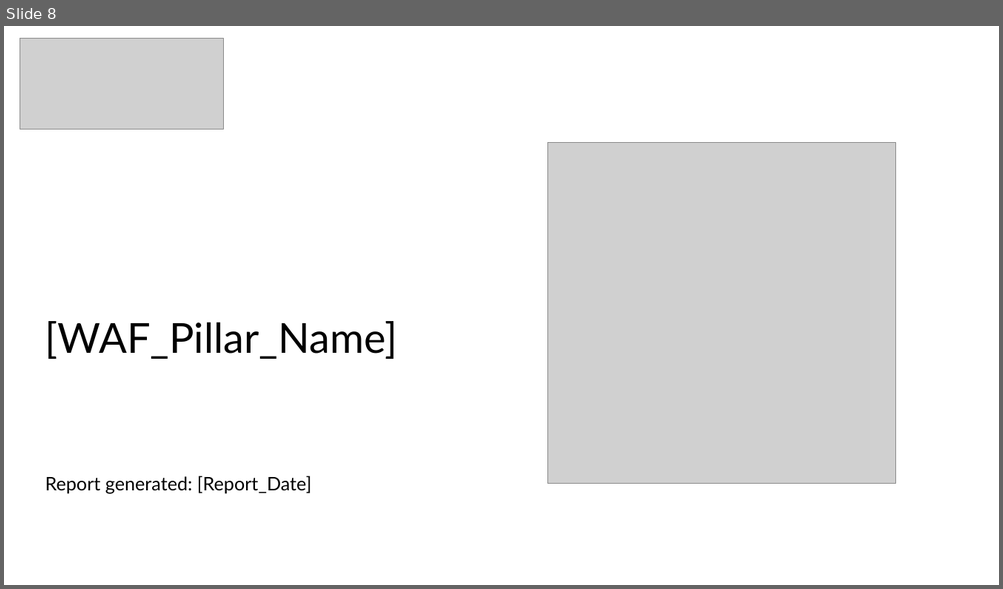
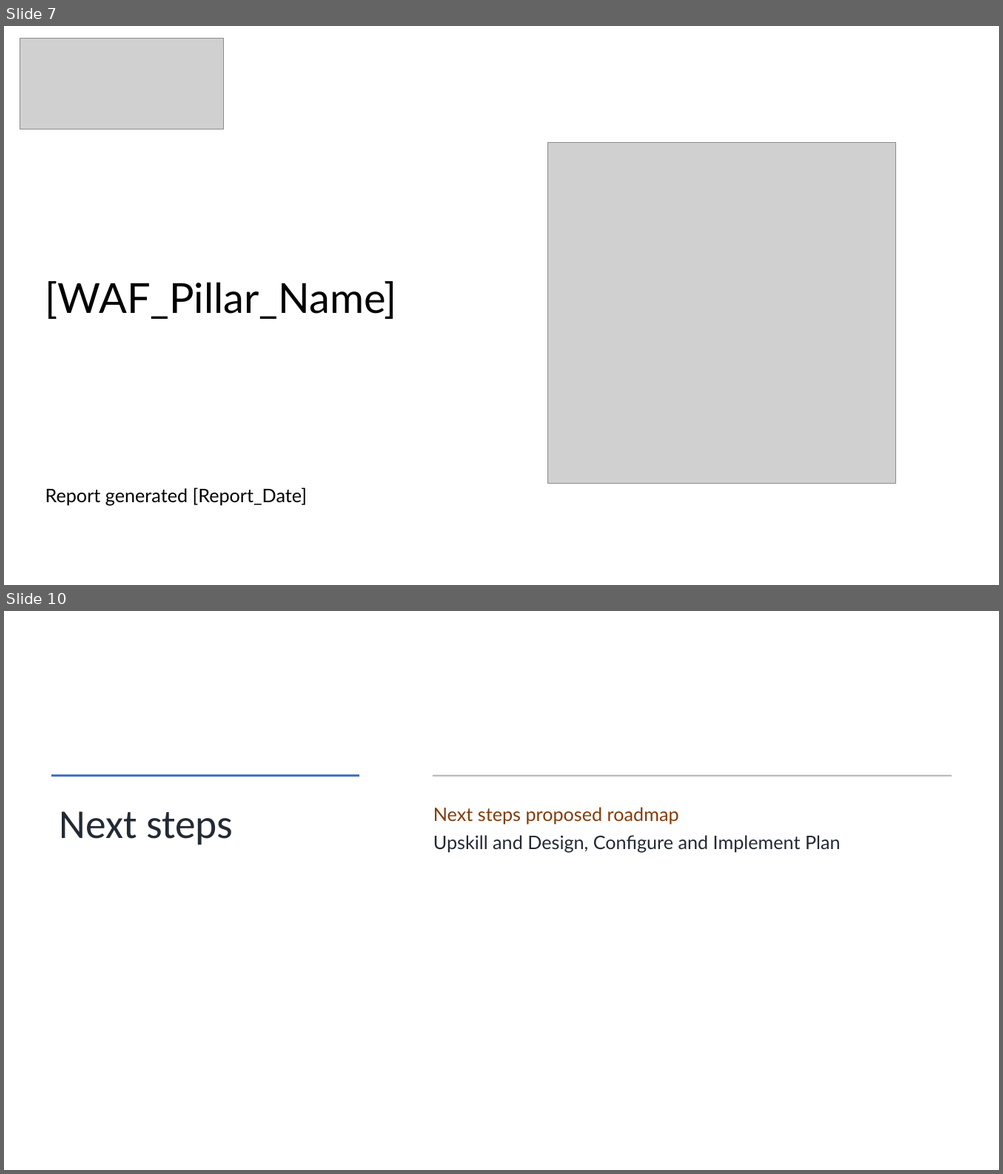
Before and after one commit to Azure/WellArchitected-Tools, a slide deck: WARP/devops/PnP_PowerPointReport_Template.pptx. Shown one above the other, each under a label of ours: slide 8 before the commit, slides 7 and 10 after it; the slides between them are not shown. The pictures are 1003x589 and 1003x1174 pixels, drawn with LibreOffice and Linux fonts; fonts in the diff are those of the drawing; grey boxes stand for pictures. Boxes give left, top, right and bottom in pixels: in the first picture for what was removed or moved away, otherwise in the second. Text is boxed around its words. In the diff, an @@ line names an element or a change of style, - is before the commit and + after.

```diff
--- a/WARP/devops/PnP_PowerPointReport_Template.pptx
+++ b/WARP/devops/PnP_PowerPointReport_Template.pptx
@@ slide 10 added at (x1=4, y1=611, x2=999, y2=1170), background #FFFFFF @@
@@ line added from (52, 776) to (359, 776), #4472C4 2.25 pt @@
@@ line added from (432, 776) to (951, 776), #000000 1.5 pt @@
@@ text added at (x1=433, y1=807, x2=840, y2=852), 18 pt, text #222A35 @@
+Next steps proposed roadmap
+Upskill and Design, Configure and Implement Plan
@@ title added at (x1=60, y1=812, x2=233, y2=845), 39.6 pt, text #222A35 @@
+Next steps
@@ what was slide 8 is now slide 7 @@
@@ slide 7 changed as well @@
@@ text "[WAF_Pillar_Name]" moved from (x1=45, y1=321, x2=398, y2=359) to (x1=45, y1=281, x2=398, y2=319) @@
@@ text at (x1=45, y1=488, x2=307, y2=506): text changed @@
-Report generated: [Report_Date]
+Report generated [Report_Date]
```
Also in this commit, not shown: 3 other slides changed, 9 other slides added, 6 slides removed.
